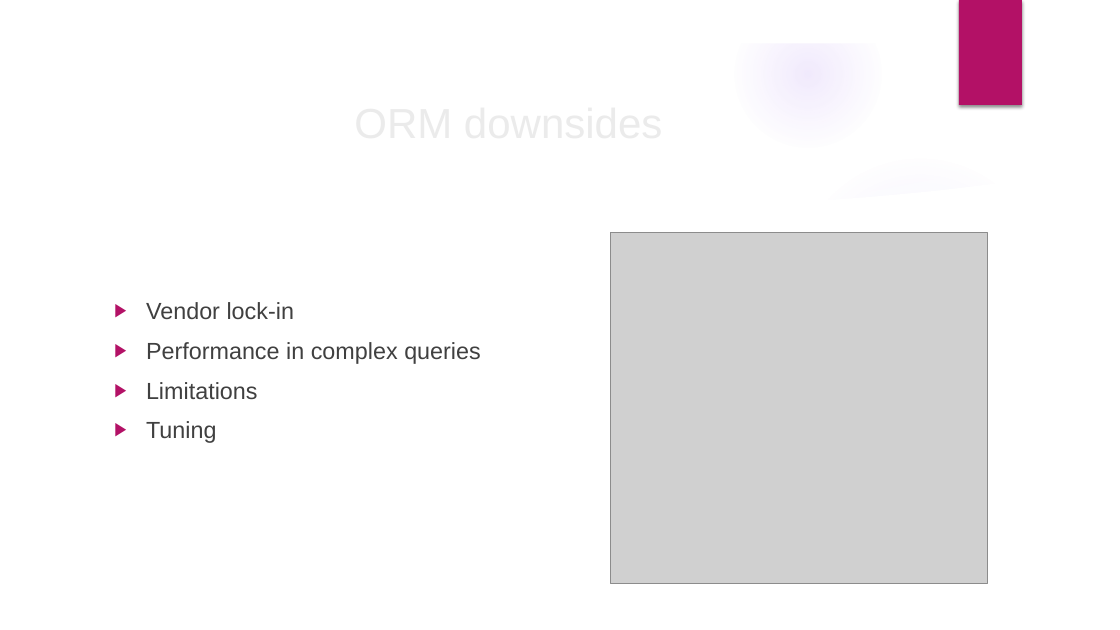
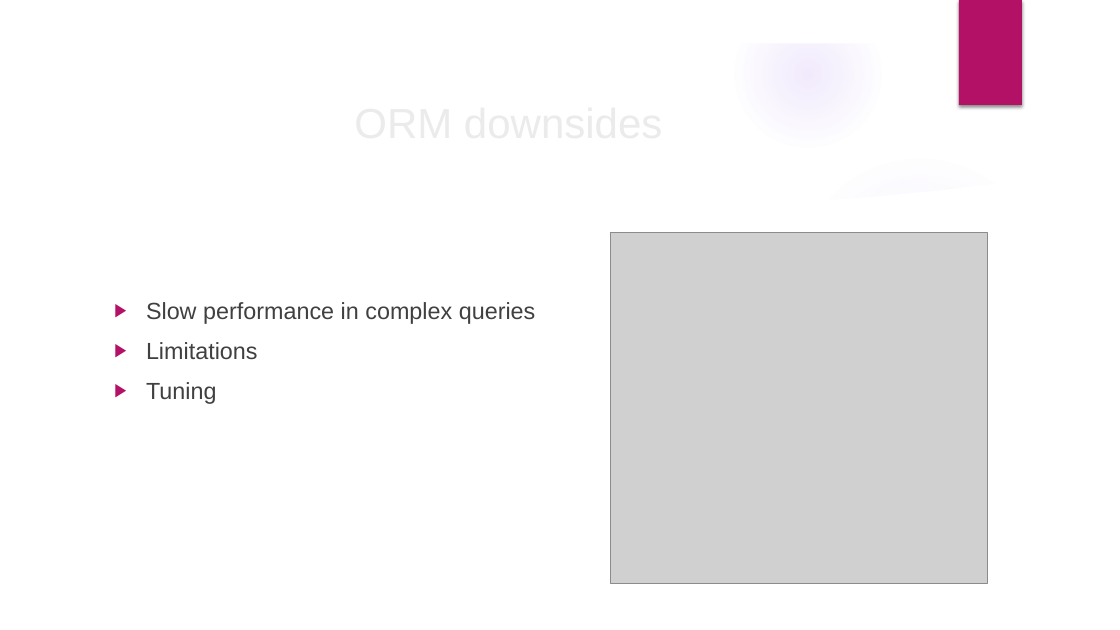
Before and after one commit to velizar92/TSK_Presentations, a slide deck: slide 15 of Databases_and_EntityFrameworkCore.pptx. Drawn at 1120x630 pixels with LibreOffice and Linux fonts; fonts in the diff are those of the drawing; grey boxes stand for pictures; background and template pictures are left out. Boxes give left, top, right and bottom in pixels: in the first picture for what was removed or moved away, otherwise in the second. Text is boxed around its words. In the diff, an @@ line names an element or a change of style, - is before the commit and + after.

Commit message:
Update "ORM downsides"

```diff
--- a/Databases_and_EntityFrameworkCore.pptx
+++ b/Databases_and_EntityFrameworkCore.pptx
@@ text at (146,302,536,324): text changed @@
-▶ Vendor lock-in
-▶ Performance in complex queries
+▶ Slow performance in complex queries
```
